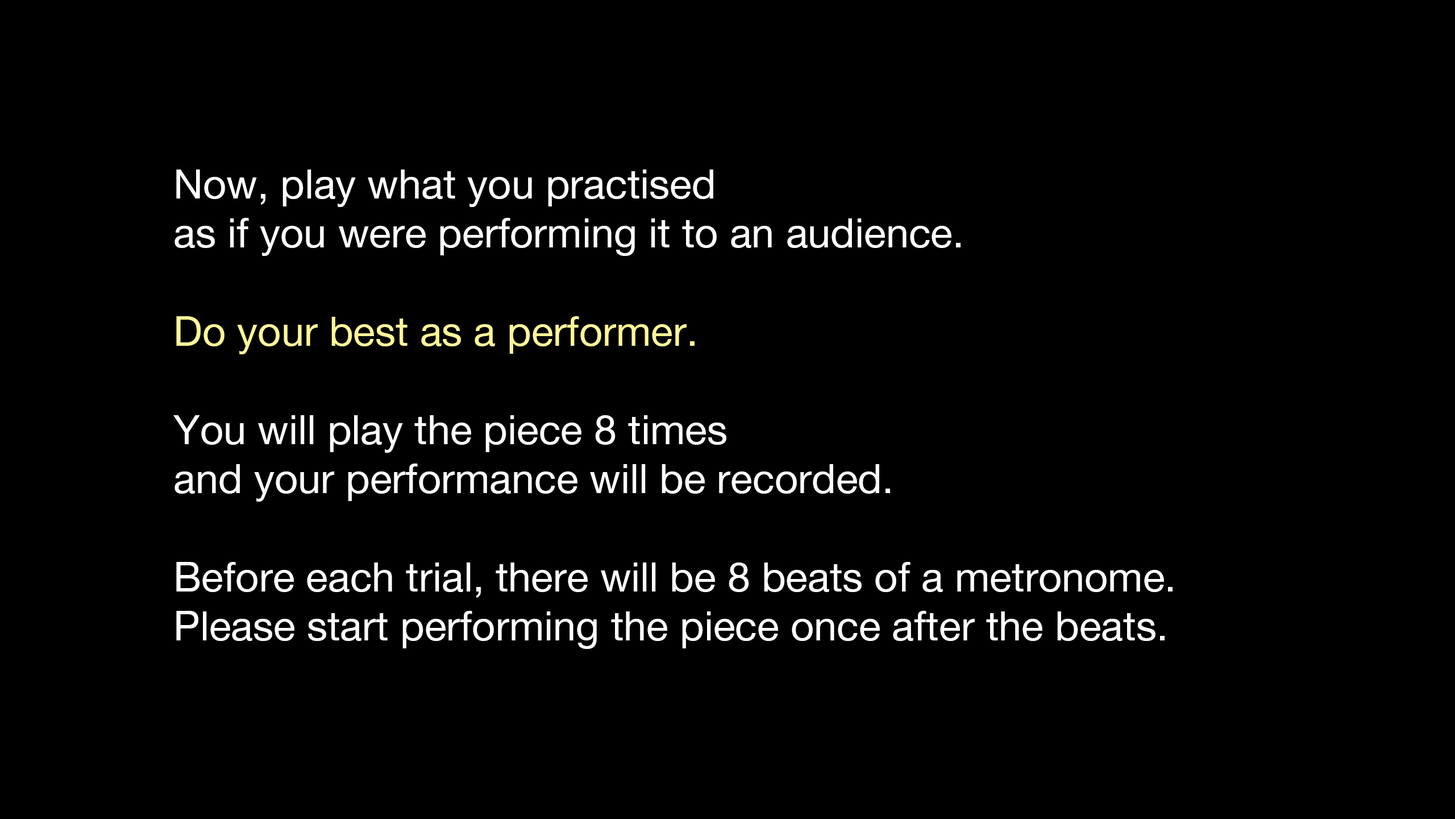
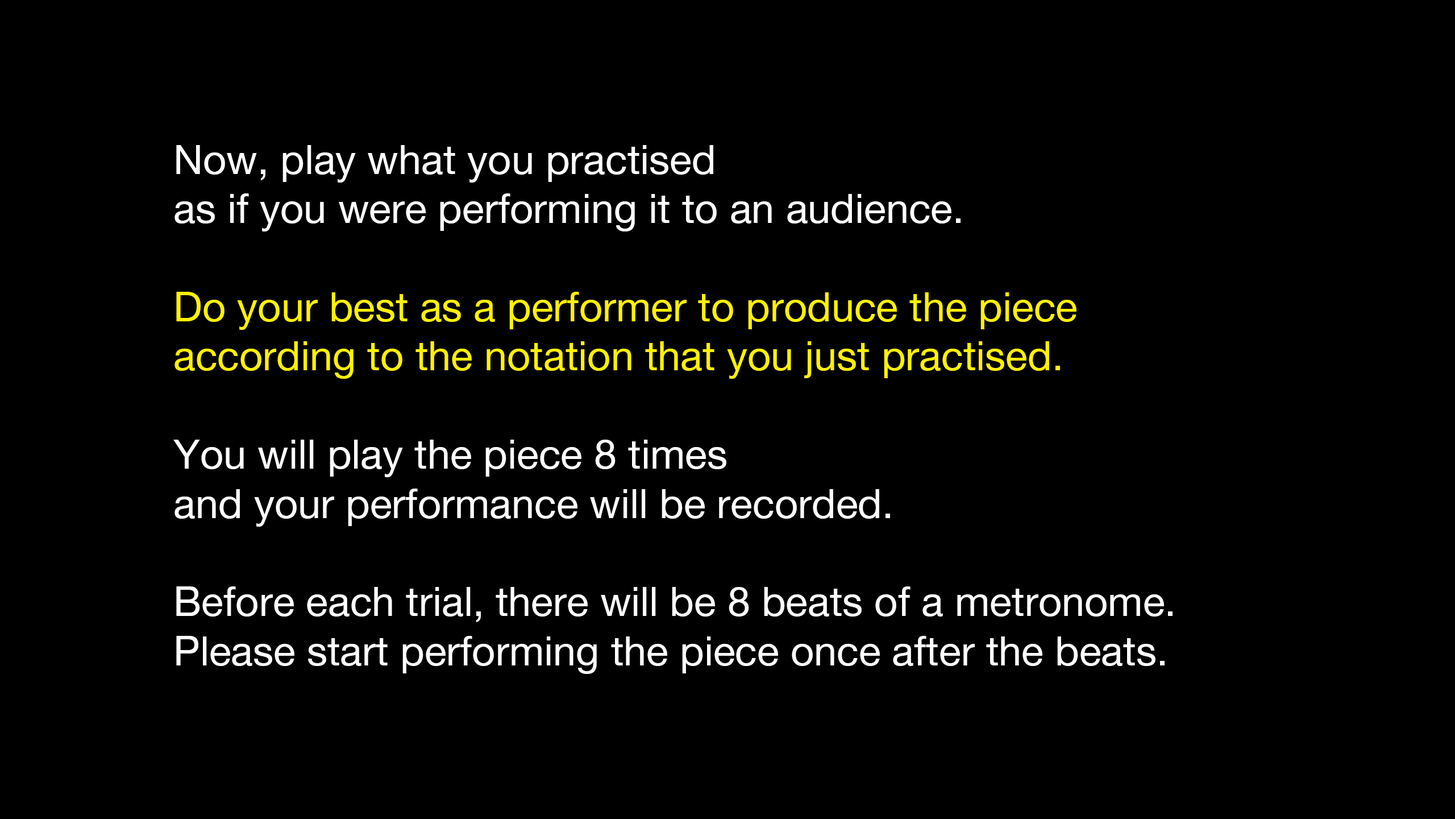
Two versions of the same layered image (1455x819). Layer-by-layer changes:
painted on "Now, play what you practised as if you were performing it to an" over <box>173,144,1173,674</box>
